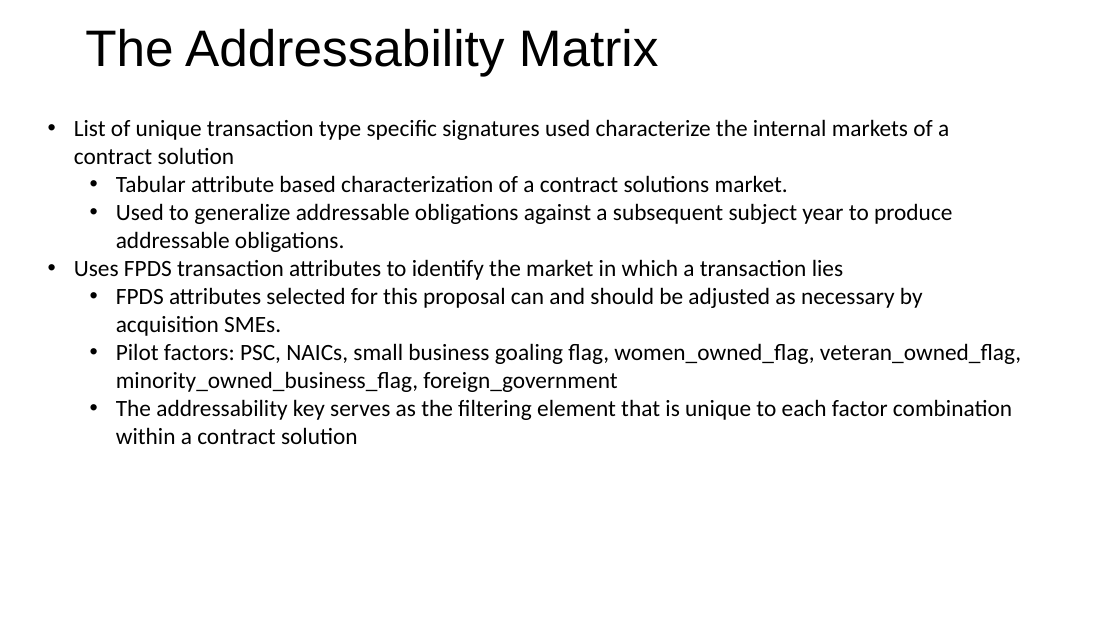
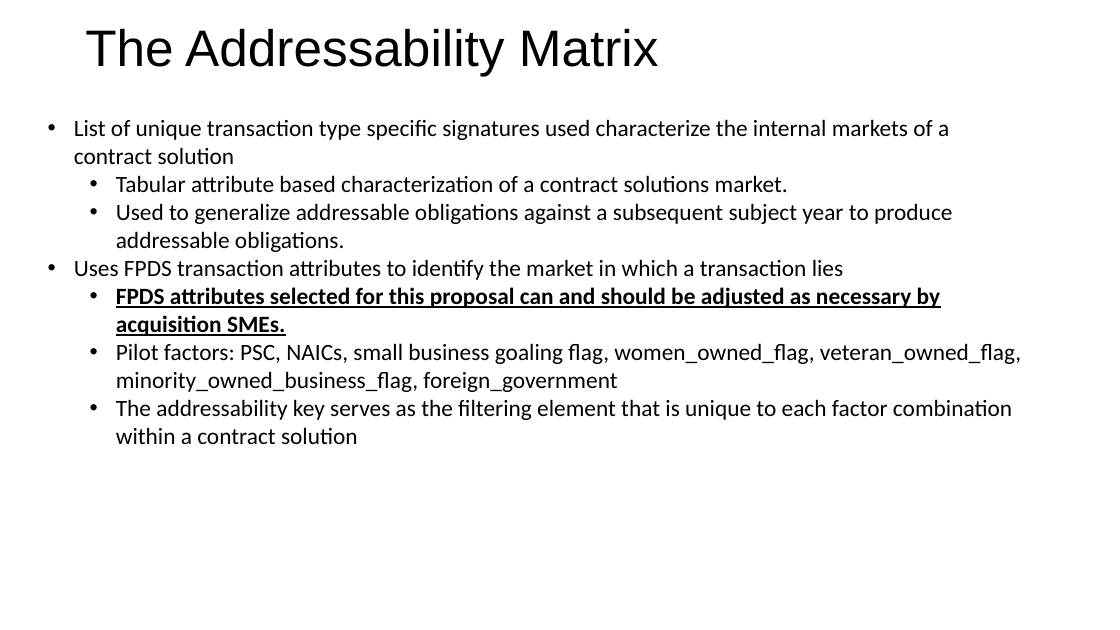
Before and after one commit to mrbest/CombinedAddressability, a slide deck: slide 6 of CombinedAddressability.pptx (slide 5 before the commit). Drawn at 1120x630 pixels with LibreOffice and Linux fonts; fonts in the diff are those of the drawing; background and template pictures are left out. Boxes give left, top, right and bottom in pixels: in the first picture for what was removed or moved away, otherwise in the second. Text is boxed around its words. In the diff, an @@ line names an element or a change of style, - is before the commit and + after.

Commit message:
Additions needed to capture all of GSA obs and multi-year addressability

```diff
--- a/CombinedAddressability.pptx
+++ b/CombinedAddressability.pptx
@@ text at (116, 287, 940, 336): bold on, underline on in "FPDS attributes selected for this proposal can ..." @@
```
Also in this commit, not shown: 4 other slides changed, 6 slides added, 5 other files.
